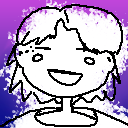
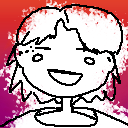
The second w=128, h=128 image is a revision of the first. Changes to its layers:
pixels changed over [0,0,128,128] (layer not identified)
